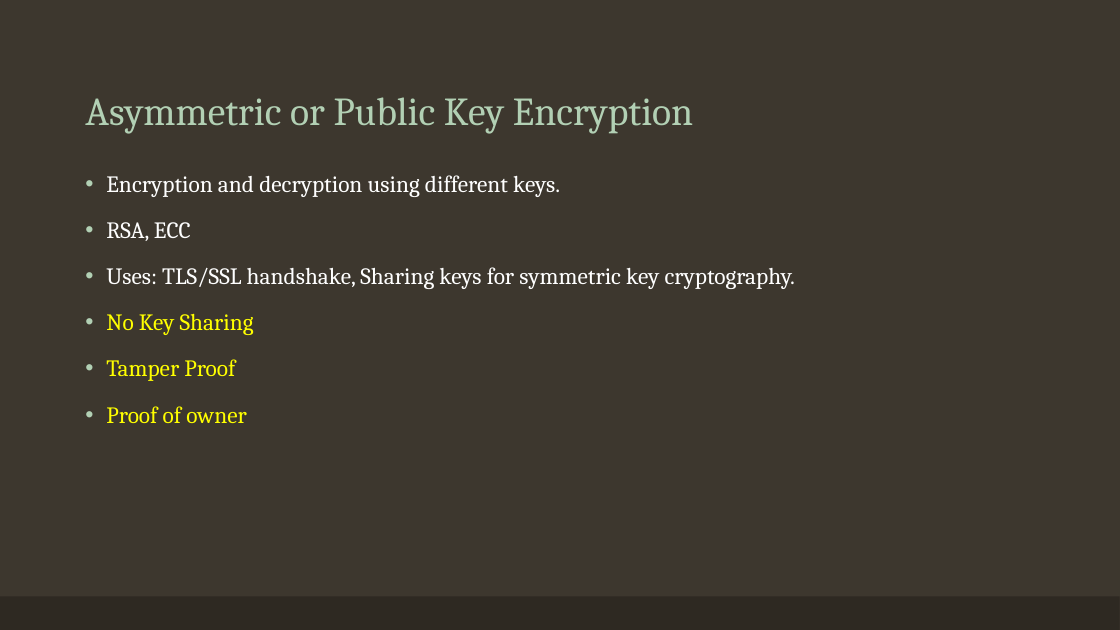
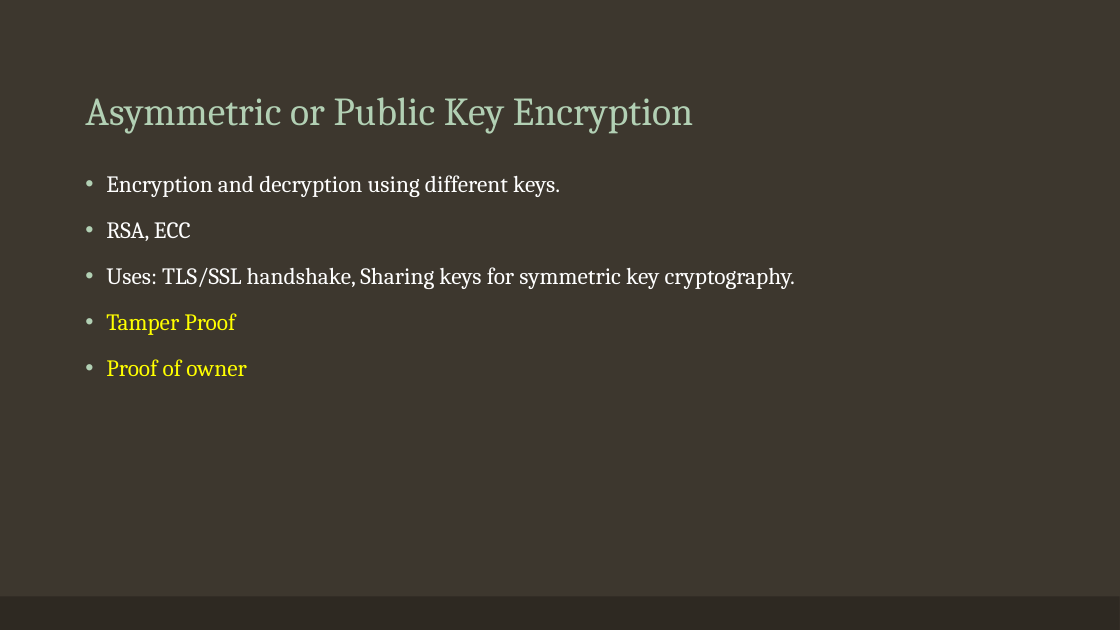
Before and after one commit to PeterWalker-Inc/ransomware, a slide deck: slide 15 of Ransomware.pptx. Drawn at 1120x630 pixels with LibreOffice and Linux fonts; fonts in the diff are those of the drawing. Boxes give left, top, right and bottom in pixels: in the first picture for what was removed or moved away, otherwise in the second. Text is boxed around its words. In the diff, an @@ line names an element or a change of style, - is before the commit and + after.

```diff
--- a/Ransomware.pptx
+++ b/Ransomware.pptx
@@ text at (x1=106, y1=314, x2=254, y2=335): paragraph removed @@
-• No Key Sharing
```
Also in this commit, not shown: 8 other slides changed, 7 other files.
